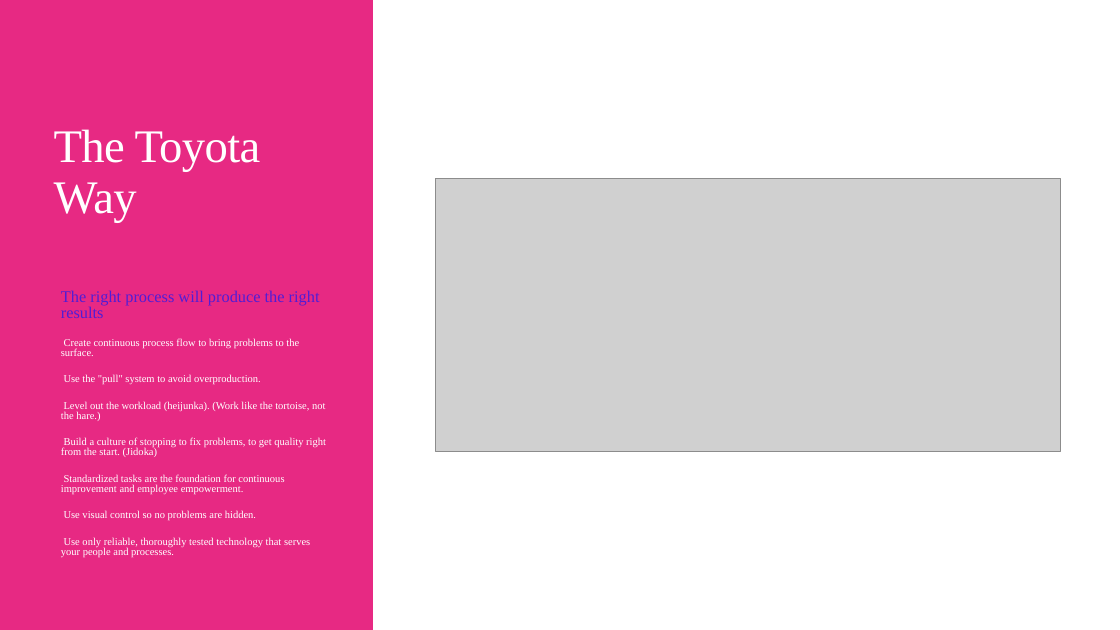
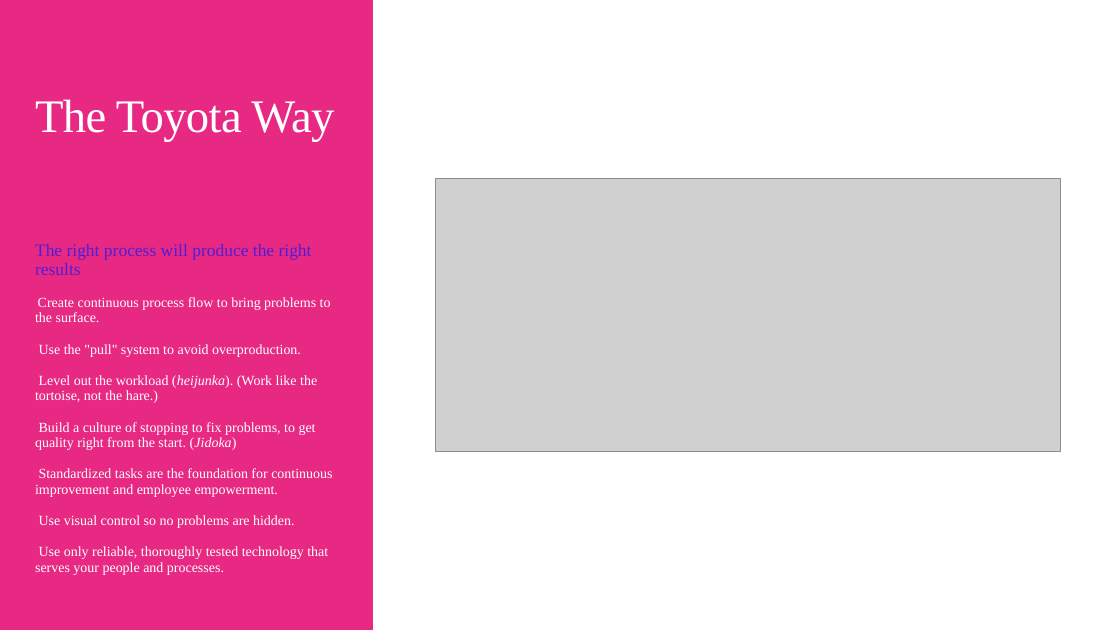
Before and after one commit to gcallah/OnlineDevops, a slide deck: slide 10 of present/DivisionOfLabor.pptx (slide 8 before the commit). Drawn at 1120x630 pixels with LibreOffice and Linux fonts; fonts in the diff are those of the drawing; grey boxes stand for pictures. Boxes give left, top, right and bottom in pixels: in the first picture for what was removed or moved away, otherwise in the second. Text is boxed around its words. In the diff, an @@ line names an element or a change of style, - is before the commit and + after.

```diff
--- a/present/DivisionOfLabor.pptx
+++ b/present/DivisionOfLabor.pptx
@@ title "The Toyota Way" rewrapped from box(54, 129, 261, 223) to box(35, 99, 334, 142) @@
@@ text "The right process will produce ...": place and size @@
-text "The right process will produce ..." at box(61, 290, 326, 558)
+text "The right process will produce ..." at box(35, 244, 332, 575)
@@ text "The right process will produce ..." at box(35, 244, 332, 575): size 14 to 15 pt in "The right process will produce the right ..."; size 9 to 12 pt; italic on in "(heijunka).", "(Jidoka)"; line spacing 0.8 to 0.9 @@
```
Also in this commit, not shown: 2 slides added.
